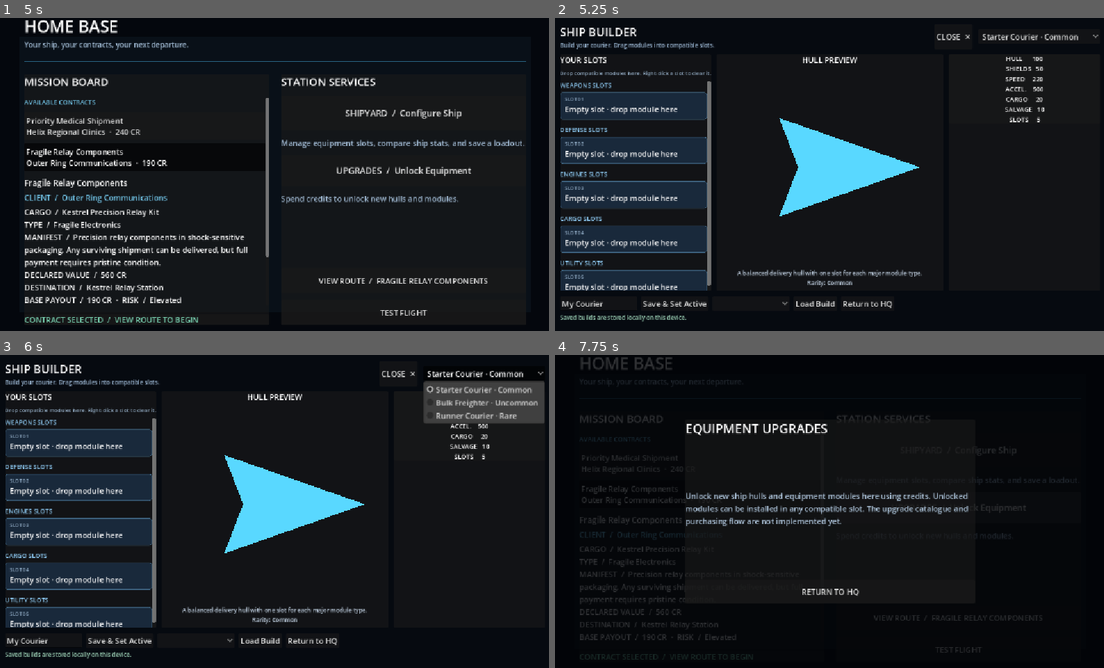
Above: before the commit, frames 1-4 (two rows, left to right).
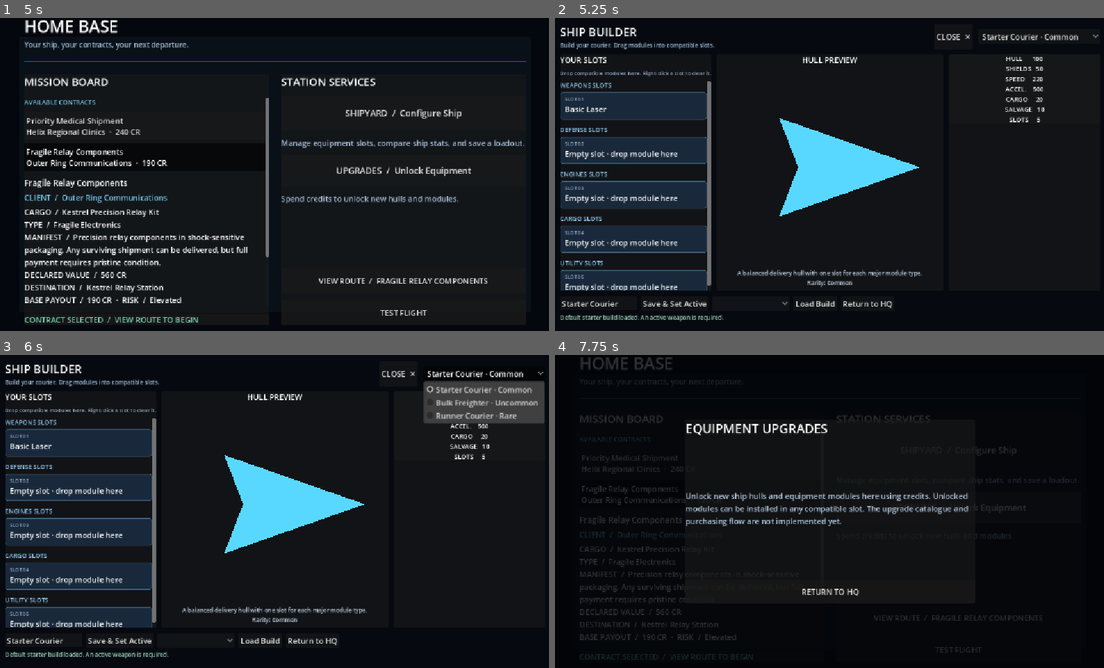
Above: after the commit, the same moments.

Repository: Bbran4/SpaceDelivery
Game: Godot game, scene res://scenes/hq.tscn
Two runs of this game, one before a commit and one after it. Both use one fixed random seed, a clock stepped at 60 frames per second and the inputs below.
Inputs (mouse positions are in pixels of both pictures, inside the frame that each line leads up to):
- Up to frame 1 (5 s): click "Priority Medical Shipment Hel…" at 0.5 s; click "Fragile Relay Components Oute…" at 1.25 s; click "UPGRADES / Unlock Equipment" at 2 s; click "VIEW ROUTE / FRAGILE RELAY CO…" at 2.75 s; click "TEST FLIGHT" at 3.5 s; click "RETURN TO HQ" at 4.25 s
- Up to frame 2 (5.25 s): click "SHIPYARD / Configure Ship" at 5 s
- Up to frame 3 (6 s): click "Starter Courier · Common" at 5.75 s
- Up to frame 4 (7.75 s): click "Return to HQ" at 6.5 s; tap Enter at 7.25 s; move the mouse to (950, 495) at 7.27 s; hold D (right) from 7.28 s (still down); hold Tab from 7.28 s (still down); click (950, 495) at 7.42 s

Frame 1 is identical in both runs. In frame 2, 0.6% of the frame differs, in the area x 1-31%, y 28-98%; in frame 3, 0.6%; in frame 4, nothing differs.

Commit message:
Load active ship build and enforce weapon requirement

Diff:
--- a/scripts/ship_builder.gd
+++ b/scripts/ship_builder.gd
@@ -62,8 +62,7 @@
 	_center_ship_preview()
 	_populate_hulls()
 	_refresh_saved_builds()
-	if hull_picker.item_count > 0:
-		_on_hull_selected(0)
+	_load_active_build_into_editor()
 
 
 func _update_layout() -> void:
@@ -102,6 +101,62 @@
 	_rebuild_slot_groups()
 	_rebuild_module_groups()
 	_refresh_stats()
+
+
+func _load_active_build_into_editor() -> void:
+	var build: Dictionary = ShipBuildStore.get_active_build()
+	if build.is_empty():
+		var starter_index: int = _find_hull_index("res://resources/hulls/starter_courier.tres")
+		_on_hull_selected(starter_index if starter_index >= 0 else 0)
+		var weapon_path: String = "res://resources/modules/basic_laser_module.tres"
+		for slot_index: int in range(selected_hull.slot_categories.size()):
+			if _category_fits(selected_hull.slot_categories[slot_index], ShipModule.Category.WEAPON):
+				equip_module(slot_index, weapon_path)
+				break
+		build_name_input.text = "Starter Courier"
+		status_label.text = "Default starter build loaded. An active weapon is required."
+		return
+	var build_name: String = str(build.get("name", "Active Build"))
+	var hull_path: String = str(build.get("hull_path", ""))
+	var hull_index: int = _find_hull_index(hull_path)
+	if hull_index < 0:
+		_on_hull_selected(0)
+		return
+	_apply_build_to_editor(build, build_name, hull_index)
+
+
+func _apply_build_to_editor(build: Dictionary, build_name: String, hull_index: int) -> void:
+	selected_hull = load(str(build.get("hull_path", ""))) as ShipHull
+	if selected_hull == null:
+		return
+	hull_picker.select(hull_index)
+	selected_modules.clear()
+	selected_module_paths.clear()
+	selected_modules.resize(selected_hull.slot_categories.size())
+	selected_module_paths.resize(selected_hull.slot_categories.size())
+	var module_paths: Variant = build.get("module_paths", PackedStringArray())
+	for slot_index: int in range(selected_modules.size()):
+		var module_path: String = str(module_paths[slot_index]) if slot_index < module_paths.size() else ""
+		var module: ShipModule = load(module_path) as ShipModule if not module_path.is_empty() else null
+		if module != null and _category_fits(selected_hull.slot_categories[slot_index], module.category):
+			selected_modules[slot_index] = module
+			selected_module_paths[slot_index] = module_path
+		else:
+			selected_modules[slot_index] = null
+			selected_module_paths[slot_index] = ""
+	_update_hull_preview()
+	_rebuild_slot_groups()
+	_rebuild_module_groups()
+	_refresh_stats()
+	build_name_input.text = build_name
+	status_label.text = "Active build loaded: %s." % build_name
+
+
+func has_active_weapon() -> bool:
+	for module: ShipModule in selected_modules:
+		if module != null and module.category == ShipModule.Category.WEAPON and module.weapon_scene != null:
+			return true
+	return false
 
 
 func show_builder() -> void:
